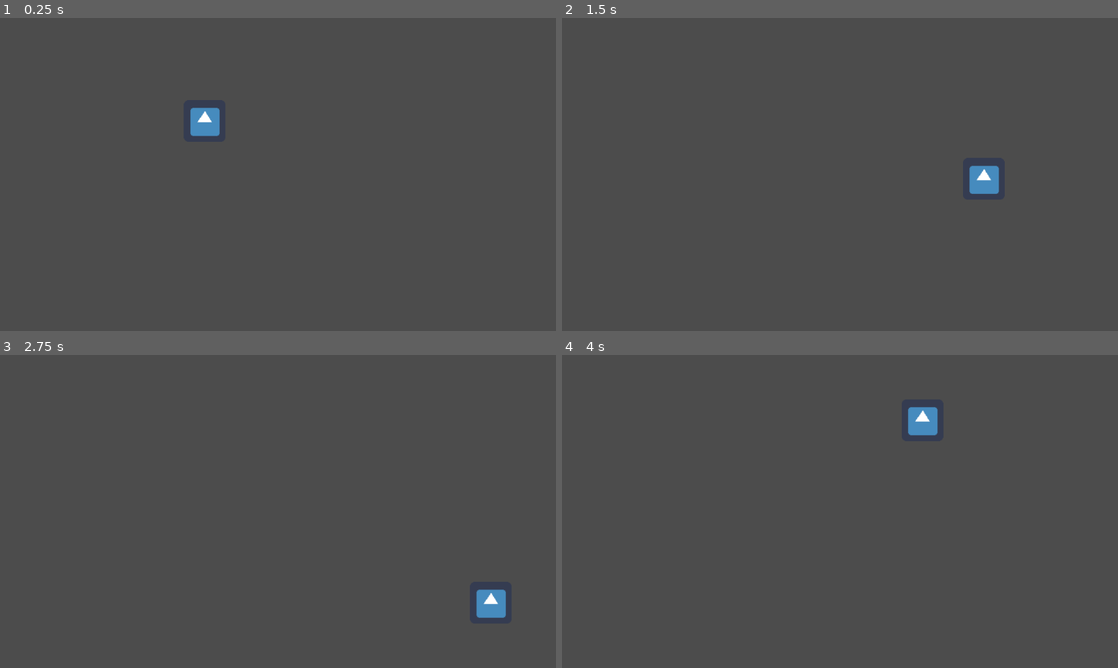
Above: before the commit, frames 1-4 (two rows, left to right).
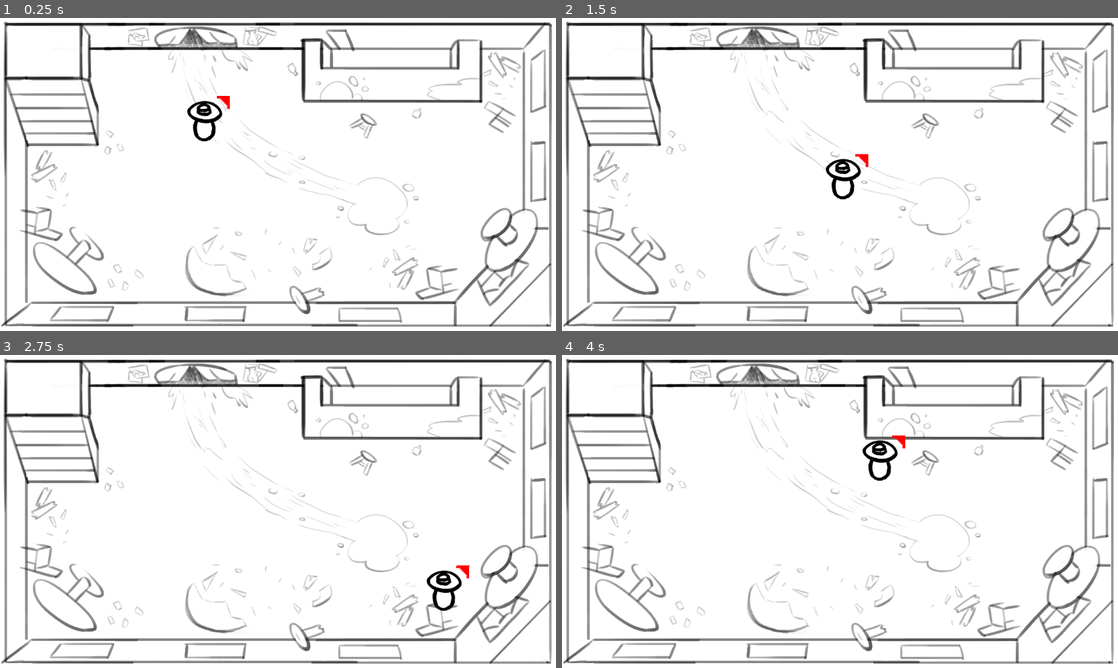
Above: after the commit, the same moments.

Repository: Fenteale/gamejam01
Game: Godot game, scene res://main.tscn
Same seed, same stepped clock (60 frames per second), same inputs: the game is played once before the commit and once after it. The engine's default icon, where the game draws it, is replaced by a stand-in: a white triangle on a blue panel in a dark square.
Inputs (mouse positions are in pixels of both pictures, inside the frame that each line leads up to):
- Up to frame 1 (0.25 s): no input
- Up to frame 2 (1.5 s): tap Enter at 0.5 s; move the mouse to (962, 158) at 0.52 s; hold Right (ui_right) 0.53-1.28 s; move the mouse to (728, 190) at 1.27 s; hold Down (ui_down) from 1.28 s (still down)
- Up to frame 3 (2.75 s): move the mouse to (333, 442) at 2.02 s; release Down (ui_down) at 2.03 s; hold Right (ui_right) from 2.03 s (still down)
- Up to frame 4 (4 s): move the mouse to (812, 574) at 2.77 s; release Right (ui_right) at 2.78 s; hold Up (ui_up) 2.78-3.53 s; move the mouse to (1006, 558) at 3.52 s; hold Left (ui_left) from 3.53 s (still down)

The runs differ from the first frame. In frame 1, 98% of the frame differs, in the area x 0-100%, y 0-100%; in frame 2, 98%; in frame 3, 98%; in frame 4, 98%.

Commit message:
Added placeholder aiming sprite, added temp art assets to the game.

Diff:
--- a/main.tscn
+++ b/main.tscn
@@ -1,44 +1,53 @@
-[gd_scene load_steps=6 format=2]
+[gd_scene load_steps=7 format=2]
 
-[ext_resource path="res://icon.png" type="Texture" id=1]
-[ext_resource path="res://player.gd" type="Script" id=2]
+[ext_resource path="res://player.tscn" type="PackedScene" id=1]
+[ext_resource path="res://levels/level_test_wide.PNG" type="Texture" id=3]
 
 [sub_resource type="RectangleShape2D" id=1]
-extents = Vector2( 50, 360 )
+extents = Vector2( 32.2606, 360 )
 
 [sub_resource type="RectangleShape2D" id=2]
-extents = Vector2( 540, 50 )
+extents = Vector2( 581.378, 19.3461 )
 
 [sub_resource type="RectangleShape2D" id=3]
-extents = Vector2( 50, 50 )
+extents = Vector2( 204.76, 70.8526 )
+
+[sub_resource type="RectangleShape2D" id=4]
+extents = Vector2( 176.898, 50.8299 )
 
 [node name="Node2D" type="Node2D"]
 
 [node name="KinematicBody2D" type="KinematicBody2D" parent="."]
 
 [node name="CollisionShape2D" type="CollisionShape2D" parent="KinematicBody2D"]
-position = Vector2( 50, 360 )
+position = Vector2( 31.3122, 358.665 )
 shape = SubResource( 1 )
 
 [node name="CollisionShape2D4" type="CollisionShape2D" parent="KinematicBody2D"]
-position = Vector2( 1230, 360 )
+position = Vector2( 1236.67, 360 )
 shape = SubResource( 1 )
 
 [node name="CollisionShape2D2" type="CollisionShape2D" parent="KinematicBody2D"]
-position = Vector2( 640, 50 )
+position = Vector2( 644.005, 48.6652 )
 shape = SubResource( 2 )
 
 [node name="CollisionShape2D3" type="CollisionShape2D" parent="KinematicBody2D"]
 position = Vector2( 640, 670 )
 shape = SubResource( 2 )
 
-[node name="KinematicBody2D2" type="KinematicBody2D" parent="."]
-position = Vector2( 471.211, 236.865 )
-script = ExtResource( 2 )
-
-[node name="CollisionShape2D" type="CollisionShape2D" parent="KinematicBody2D2"]
+[node name="CollisionShape2D5" type="CollisionShape2D" parent="KinematicBody2D"]
+position = Vector2( 902.352, 121.47 )
 shape = SubResource( 3 )
 
-[node name="Sprite" type="Sprite" parent="KinematicBody2D2"]
-scale = Vector2( 1.5, 1.5 )
-texture = ExtResource( 1 )
+[node name="CollisionShape2D6" type="CollisionShape2D" parent="KinematicBody2D"]
+position = Vector2( 1154.64, 557.963 )
+rotation = -1.00007
+shape = SubResource( 4 )
+
+[node name="player" parent="." instance=ExtResource( 1 )]
+
+[node name="Sprite" type="Sprite" parent="."]
+scale = Vector2( 0.817, 0.804 )
+z_index = -1
+texture = ExtResource( 3 )
+centered = false
--- a/player.gd
+++ b/player.gd
@@ -18,7 +18,8 @@
 
 # Called when the node enters the scene tree for the first time.
 func _ready():
-	pass # Replace with function body.
+	print("Dumb")
+
 
 
 # Called every frame. 'delta' is the elapsed time since the previous frame.
@@ -79,3 +80,10 @@
 	motion = motion.normalized() * SPEED * delta
 
 	move_and_slide(motion)
+
+	var an = get_node("aimer")
+	var rel_pos = get_viewport().get_mouse_position() - position
+	print("Dumb")
+	print(get_viewport().get_mouse_position())
+	print(position)
+	an.rotation_degrees = atan(rel_pos.y / rel_pos.x)
--- /dev/null
+++ b/player.tscn
@@ -0,0 +1,24 @@
+[gd_scene load_steps=5 format=2]
+
+[ext_resource path="res://sprites/playerdummy_angle2.png" type="Texture" id=1]
+[ext_resource path="res://player.gd" type="Script" id=2]
+[ext_resource path="res://sprites/aim.png" type="Texture" id=3]
+
+[sub_resource type="RectangleShape2D" id=1]
+extents = Vector2( 50, 50 )
+
+[node name="KinematicBody2D2" type="KinematicBody2D"]
+position = Vector2( 471.211, 236.865 )
+script = ExtResource( 2 )
+
+[node name="CollisionShape2D" type="CollisionShape2D" parent="."]
+shape = SubResource( 1 )
+
+[node name="Sprite" type="Sprite" parent="."]
+scale = Vector2( 0.824, 0.824 )
+texture = ExtResource( 1 )
+
+[node name="aimer" type="Sprite" parent="."]
+position = Vector2( 42.7839, -42.4999 )
+scale = Vector2( 3, 3 )
+texture = ExtResource( 3 )
Not shown, added: levels/level_test.png.import
Not shown, added: levels/level_test_wide.PNG.import
Binary file added: sprites/aim.png
Not shown, added: sprites/aim.png.import
Not shown, added: sprites/playerdummy_angle1.png.import
Not shown, added: sprites/playerdummy_angle2.png.import
